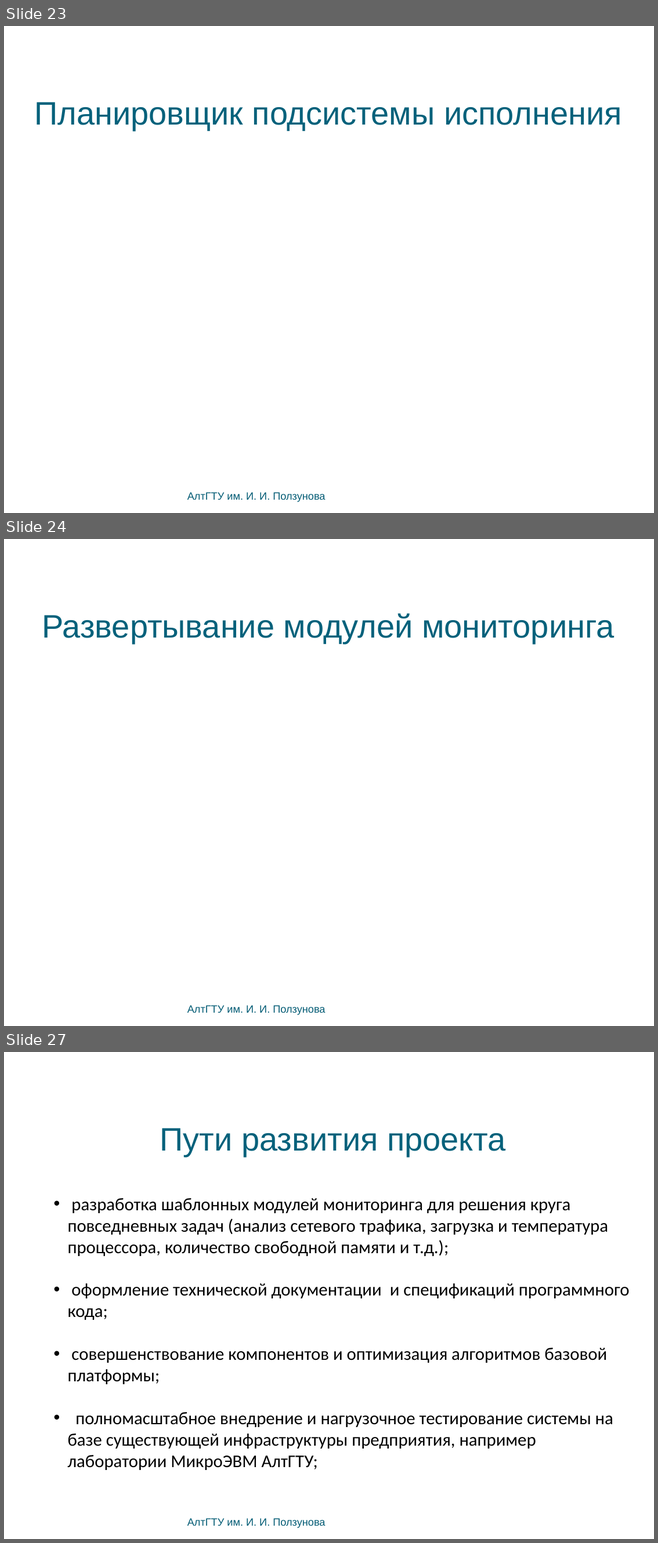
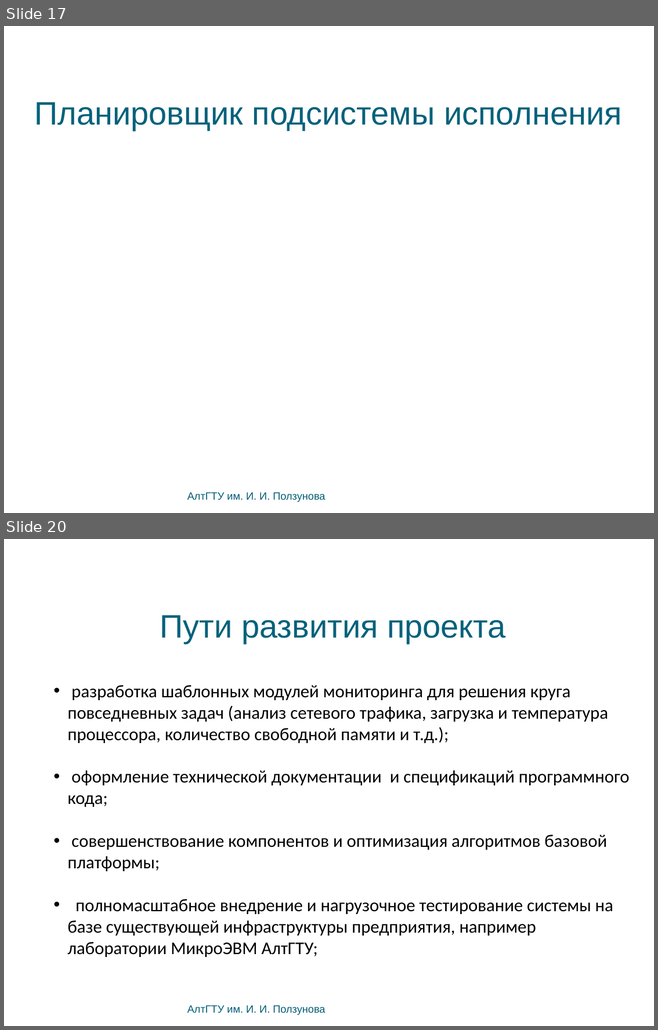
Before and after one commit to bluerain/snoopy, a slide deck: diploma/trunk/ppt/kostyukov.pptx. Shown one above the other, each under a label of ours: slides 23, 24 and 27 before the commit, slides 17 and 20 after it; the slides between them are not shown. The pictures are 658x1543 and 658x1030 pixels, drawn with LibreOffice and Linux fonts; fonts in the diff are those of the drawing; background and template pictures are left out. Boxes give left, top, right and bottom in pixels: in the first picture for what was removed or moved away, otherwise in the second. Text is boxed around its words. In the diff, an @@ line names an element or a change of style, - is before the commit and + after.

```diff
--- a/diploma/trunk/ppt/kostyukov.pptx
+++ b/diploma/trunk/ppt/kostyukov.pptx
@@ slide 24 removed at (4,539,654,1026), background picture (left out) @@
@@ text removed at (42,613,614,643) @@
-Развертывание модулей мониторинга
@@ text removed at (187,1005,325,1015) @@
-АлтГТУ им. И. И. Ползунова
@@ what was slide 23 is now slide 17 @@
@@ what was slide 27 is now slide 20 @@
```
Also in this commit, not shown: 9 slides changed, 6 other slides removed, 10 other files.
